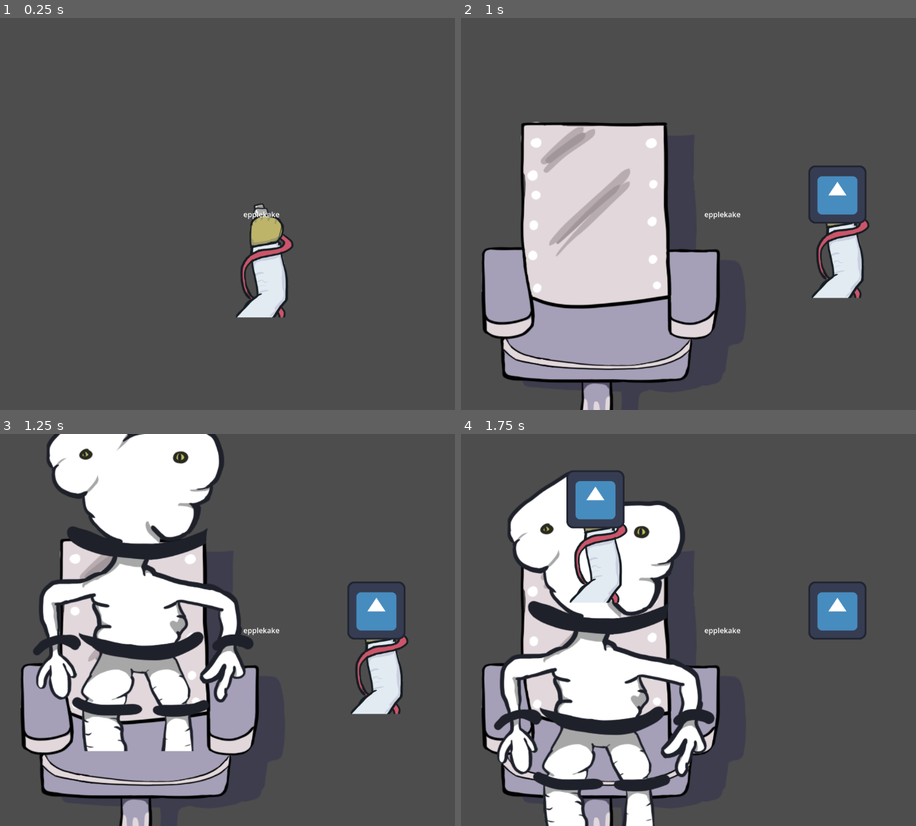
Above: before the commit, frames 1-4 (two rows, left to right).
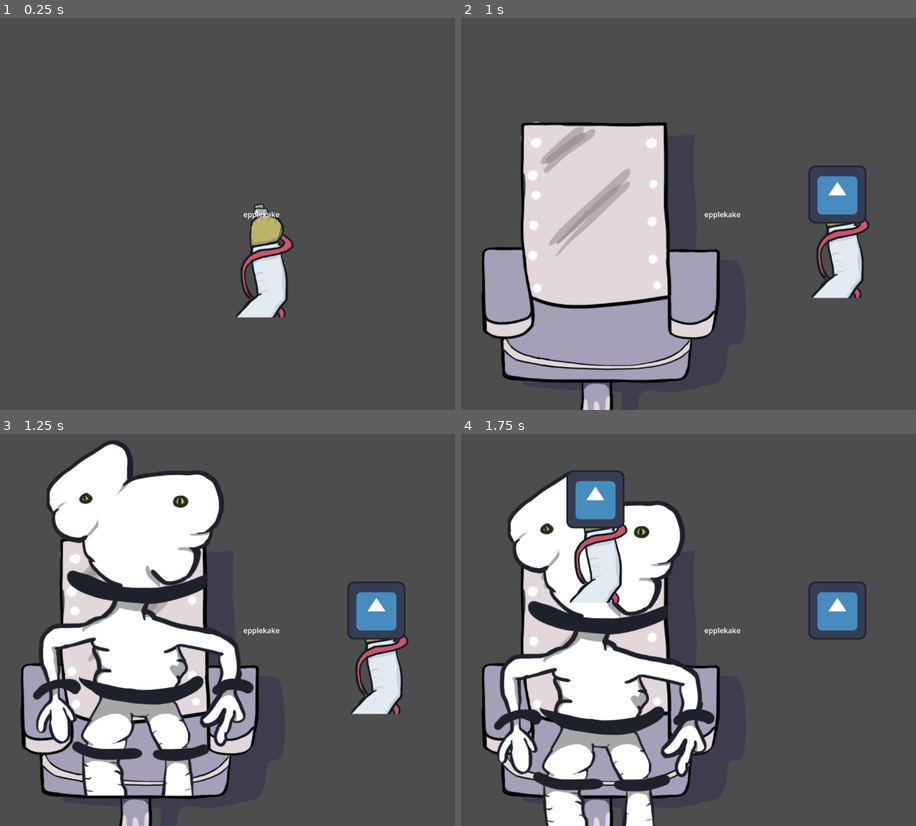
Above: after the commit, the same moments.

Repository: Slideshow776/Global-Game-Jam-2026
Game: Godot game, scene res://scenes/game.tscn
Same seed, same stepped clock (60 frames per second), same inputs: the game is played once before the commit and once after it. The engine's default icon, where the game draws it, is replaced by a stand-in: a white triangle on a blue panel in a dark square.
Inputs (mouse positions are in pixels of both pictures, inside the frame that each line leads up to):
- Up to frame 1 (0.25 s): no input
- Up to frame 2 (1 s): tap Enter at 0.5, 0.6 s; move the mouse to (838, 194) at 0.52 s; click (838, 194) at 0.67 s
- Up to frame 3 (1.25 s): no input
- Up to frame 4 (1.75 s): move the mouse to (597, 500) at 1.27 s; tap F at 1.35 s; click (597, 500) at 1.42 s

Frames 1-2 are identical in both runs. In frame 3, 23% of the frame differs, in the area x 7-56%, y 0-93%; in frame 4, nothing differs.

Commit message:
Try again

Diff:
--- a/scenes/mutant.gd
+++ b/scenes/mutant.gd
@@ -1,5 +1,5 @@
 extends Node2D
-class_name mockMutant
+class_name Mutant
 
 var originalyposition : float
 signal mutantHit
@@ -14,8 +14,9 @@
 
 func _on_timer_timeout() -> void:
 
-	var tween := create_tween()
-	tween.tween_property(self, "position:y", originalyposition, 0.3)
+	var tween := create_tween().set_ease(Tween.EASE_OUT).set_trans(Tween.TRANS_BOUNCE)
+	tween.tween_property(self, "position:y", originalyposition, 0.7)
+
 
 	pass # Replace with function body.
 
--- a/testScenes/mockMutant.gd
+++ b/testScenes/mockMutant.gd
@@ -1,5 +1,5 @@
 extends Node2D
-class_name Mutant
+class_name MockMutant
 
 var originalyposition : float
 signal mutantHit
Not shown: 1 places in testScenes/testgame2.tscn that only renumber resources
